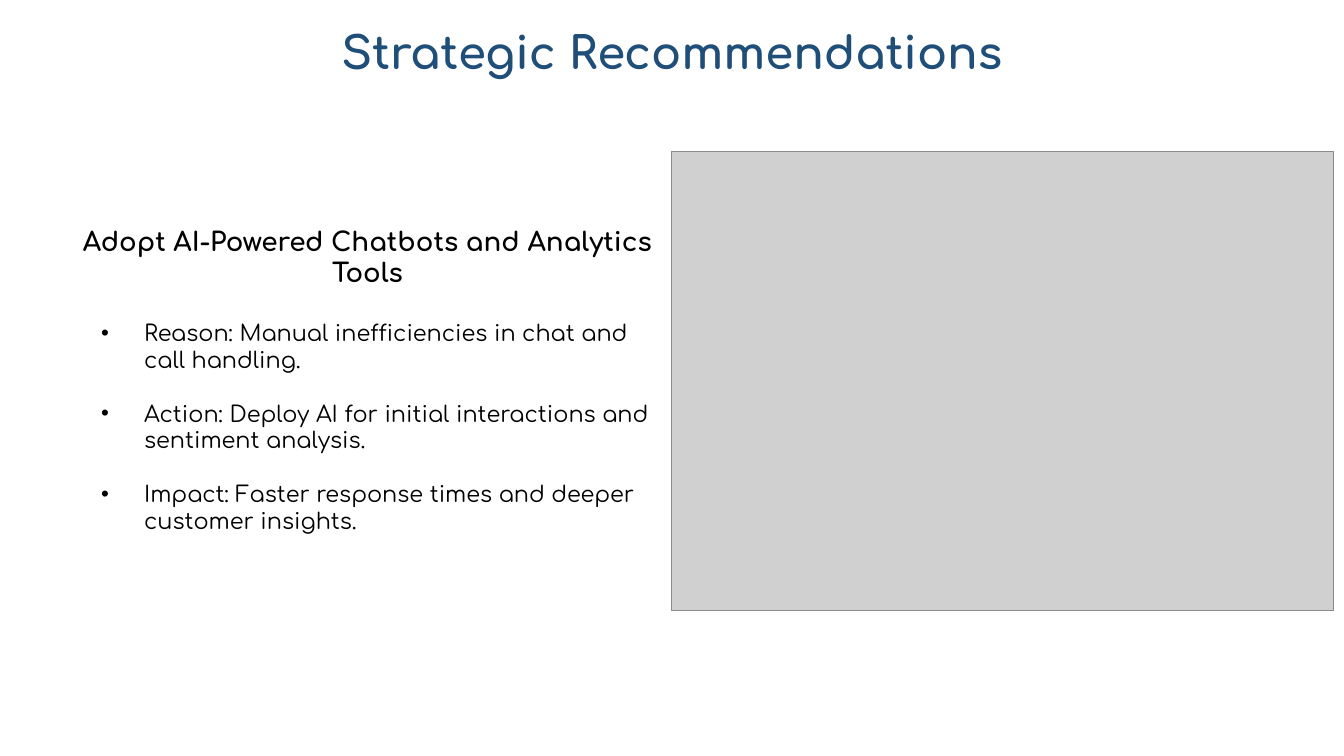
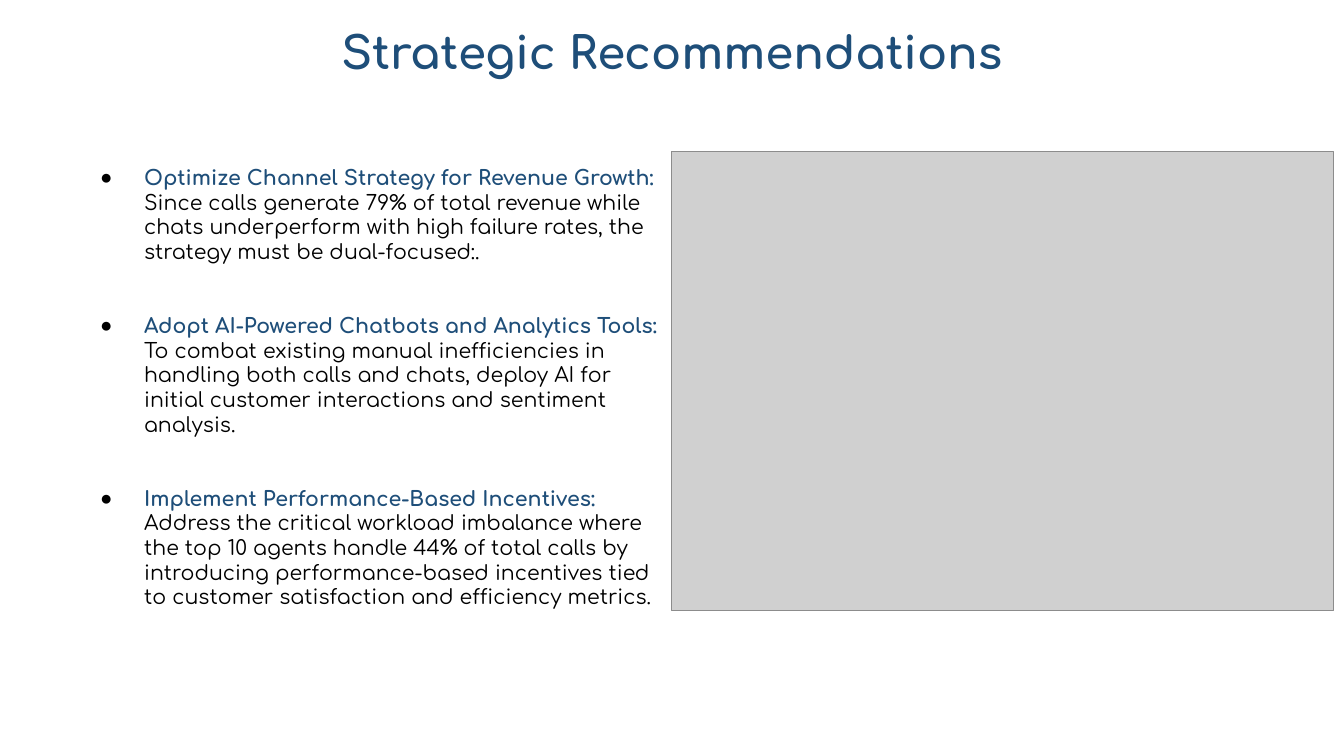
Before and after one commit to vikas9074122983/AstroSage_analysis_excel_dashboard_project, a slide deck: slide 15 of Atrosage_analysis_Vikas.pptx (slide 18 before the commit). Drawn at 1344x756 pixels with LibreOffice and Linux fonts; fonts in the diff are those of the drawing; grey boxes stand for pictures. Boxes give left, top, right and bottom in pixels: in the first picture for what was removed or moved away, otherwise in the second. Text is boxed around its words. In the diff, an @@ line names an element or a change of style, - is before the commit and + after.

```diff
--- a/Atrosage_analysis_Vikas.pptx
+++ b/Atrosage_analysis_Vikas.pptx
@@ text at <box>144,168,657,609</box>: text changed; size 12 to 11 pt @@
-Adopt AI-Powered Chatbots and Analytics Tools
-• Reason: Manual inefficiencies in chat and call handling.
-• Action: Deploy AI for initial interactions and sentiment analysis.
-• Impact: Faster response times and deeper customer insights.
+● Optimize Channel Strategy for Revenue Growth: Since calls generate 79% of total revenue while chats underperform with high failure rates, the strategy must be dual-focused:.
+● Adopt AI-Powered Chatbots and Analytics Tools: To combat existing manual inefficiencies in handling both calls and chats, deploy AI for initial customer interactions and sentiment analysis.
+● Implement Performance-Based Incentives: Address the critical workload imbalance where the top 10 agents handle 44% of total calls by introducing performance-based incentives tied to customer satisfaction and efficiency metrics.
```
Also in this commit, not shown: 19 other slides changed, 1 slide added, 6 slides removed, 2 other files.
